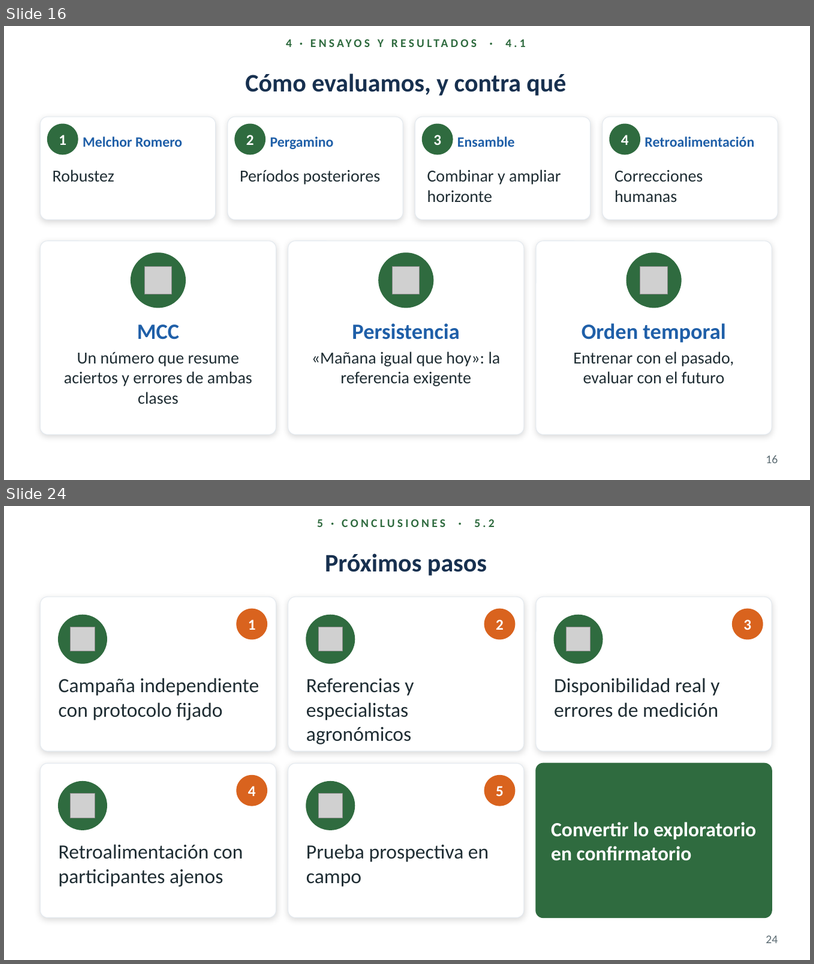
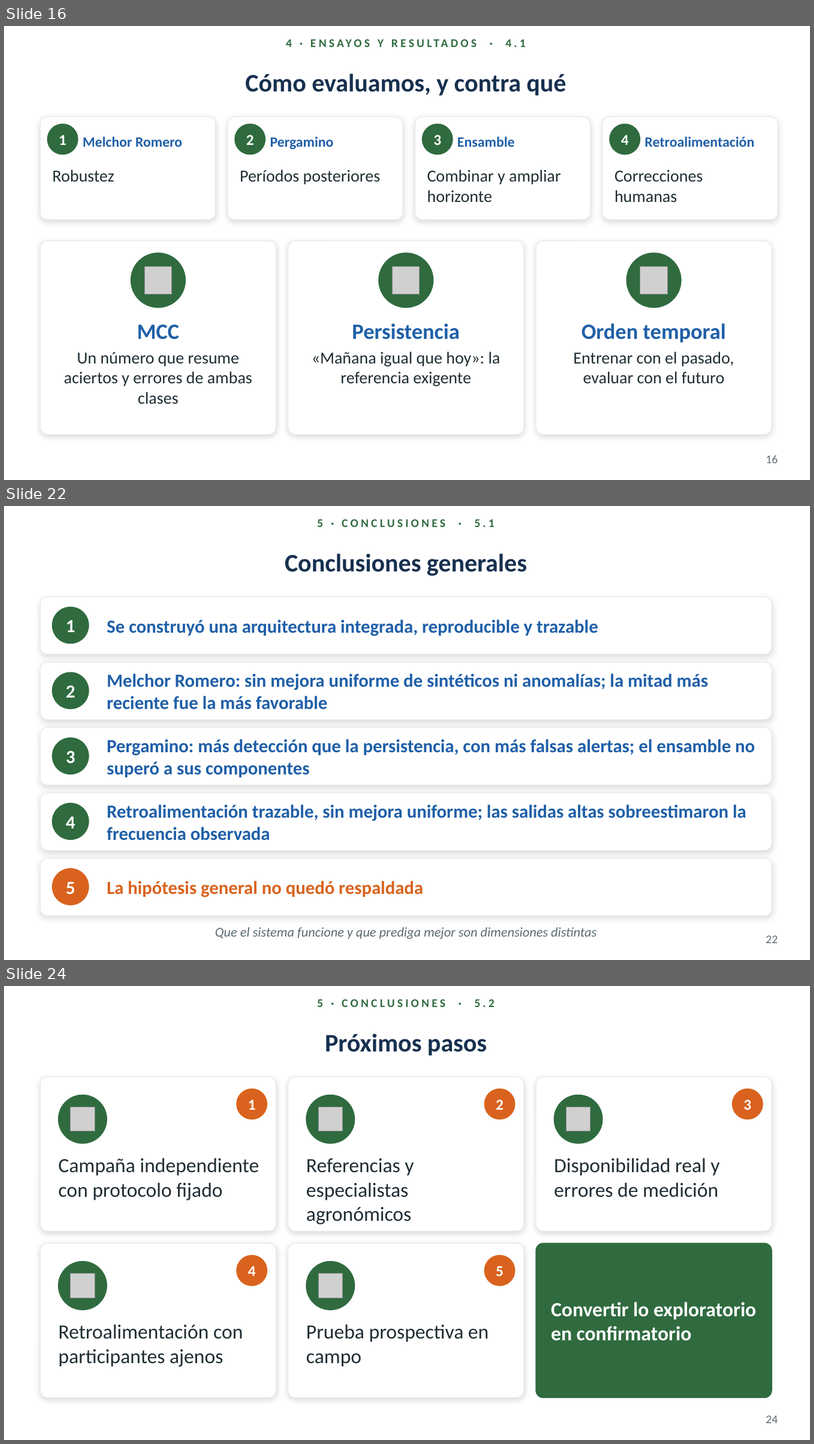
Before and after one commit to gusjrivas/AAI_Hydric_Stress, a slide deck: presentacion/Defensa_Rivas_v5.pptx. Shown one above the other, each under a label of ours: slides 16 and 24 before the commit, slides 16, 22 and 24 after it; the slides between them are not shown. The pictures are 814x964 and 814x1444 pixels, drawn with LibreOffice and Linux fonts; fonts in the diff are those of the drawing; grey boxes stand for pictures; background and template pictures are left out. Boxes give left, top, right and bottom in pixels: in the first picture for what was removed or moved away, otherwise in the second. Text is boxed around its words. In the diff, an @@ line names an element or a change of style, - is before the commit and + after.

```diff
--- a/presentacion/Defensa_Rivas_v5.pptx
+++ b/presentacion/Defensa_Rivas_v5.pptx
@@ slide 22 added at bbox=[4, 506, 810, 960], background picture (left out) @@
@@ text added at bbox=[317, 519, 495, 527], 14 pt, text #2F6B3F, bold @@
+5 · CONCLUSIONES · 5.1
@@ title added at bbox=[285, 553, 527, 576], 30 pt, text #17304F, bold @@
+Conclusiones generales
@@ rounded rectangle added at bbox=[40, 597, 772, 654], fill #FFFFFF, outline #E3E9EF 0.75 pt @@
@@ ellipse added at bbox=[53, 607, 89, 643], fill #2F6B3F, outline #2F6B3F 1 pt @@
@@ text added at bbox=[66, 620, 75, 632], 22 pt, text #FFFFFF, bold @@
+1
@@ text added at bbox=[107, 619, 599, 636], 22 pt, text #1F5FA8, bold @@
+Se construyó una arquitectura integrada, reproducible y trazable
@@ rounded rectangle added at bbox=[40, 662, 772, 720], fill #FFFFFF, outline #E3E9EF 0.75 pt @@
@@ ellipse added at bbox=[53, 672, 89, 709], fill #2F6B3F, outline #2F6B3F 1 pt @@
@@ text added at bbox=[66, 685, 75, 697], 22 pt, text #FFFFFF, bold @@
+2
@@ text added at bbox=[107, 673, 708, 709], 22 pt, text #1F5FA8, bold @@
+Melchor Romero: sin mejora uniforme de sintéticos ni anomalías; la mitad más reciente fue la más favorable
@@ rounded rectangle added at bbox=[40, 727, 772, 785], fill #FFFFFF, outline #E3E9EF 0.75 pt @@
@@ ellipse added at bbox=[53, 738, 89, 774], fill #2F6B3F, outline #2F6B3F 1 pt @@
@@ text added at bbox=[107, 739, 755, 777], 22 pt, text #1F5FA8, bold @@
+Pergamino: más detección que la persistencia, con más falsas alertas; el ensamble no superó a sus componentes
@@ text added at bbox=[66, 751, 75, 763], 22 pt, text #FFFFFF, bold @@
+3
@@ rounded rectangle added at bbox=[40, 793, 772, 850], fill #FFFFFF, outline #E3E9EF 0.75 pt @@
@@ ellipse added at bbox=[53, 803, 89, 840], fill #2F6B3F, outline #2F6B3F 1 pt @@
@@ text added at bbox=[107, 804, 747, 840], 22 pt, text #1F5FA8, bold @@
+Retroalimentación trazable, sin mejora uniforme; las salidas altas sobreestimaron la frecuencia observada
@@ text added at bbox=[66, 816, 75, 828], 22 pt, text #FFFFFF, bold @@
+4
@@ rounded rectangle added at bbox=[40, 858, 772, 916], fill #FFFFFF, outline #E3E9EF 0.75 pt @@
@@ ellipse added at bbox=[53, 868, 89, 904], fill #D9631E, outline #D9631E 1 pt @@
@@ text added at bbox=[66, 882, 75, 894], 22 pt, text #FFFFFF, bold @@
+5
@@ text added at bbox=[107, 880, 423, 897], 22 pt, text #D9631E, bold @@
+La hipótesis general no quedó respaldada
@@ text added at bbox=[215, 927, 597, 939], 16 pt, text #5B6B72, italic @@
+Que el sistema funcione y que prediga mejor son dimensiones distintas
@@ page number added at bbox=[766, 935, 778, 943], 14 pt, text #5B6B72 @@
+22
```
Also in this commit, not shown: 7 slides changed, 1 slide removed, 2 other files.
